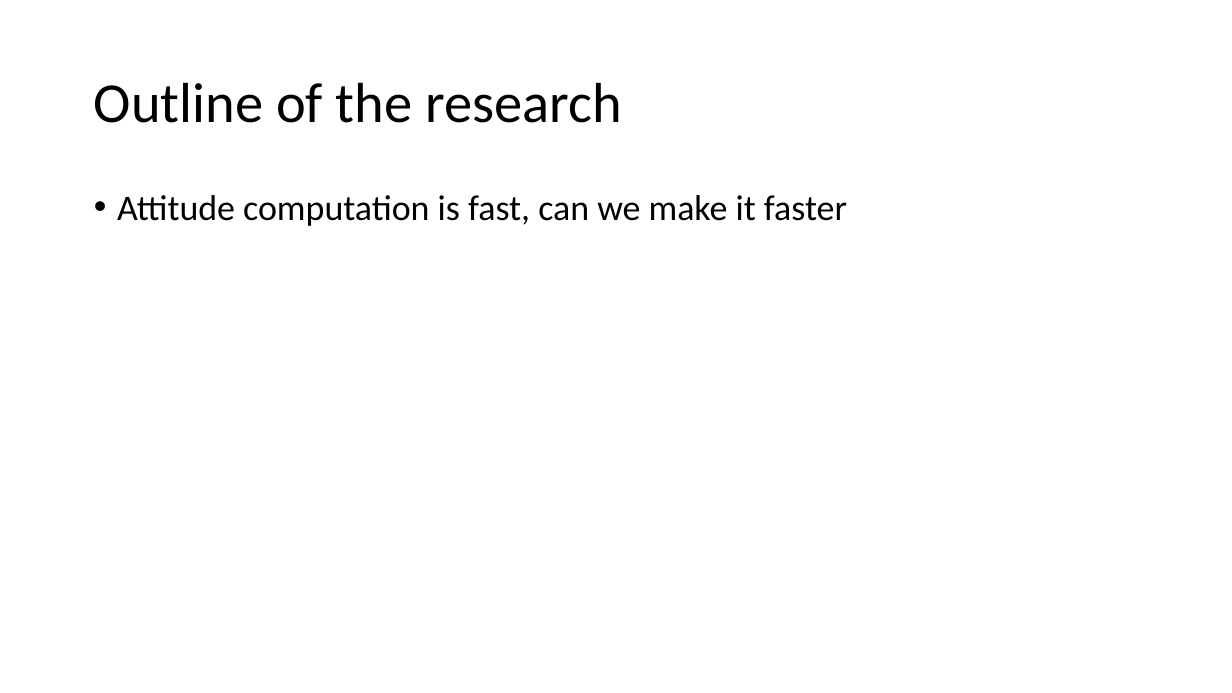
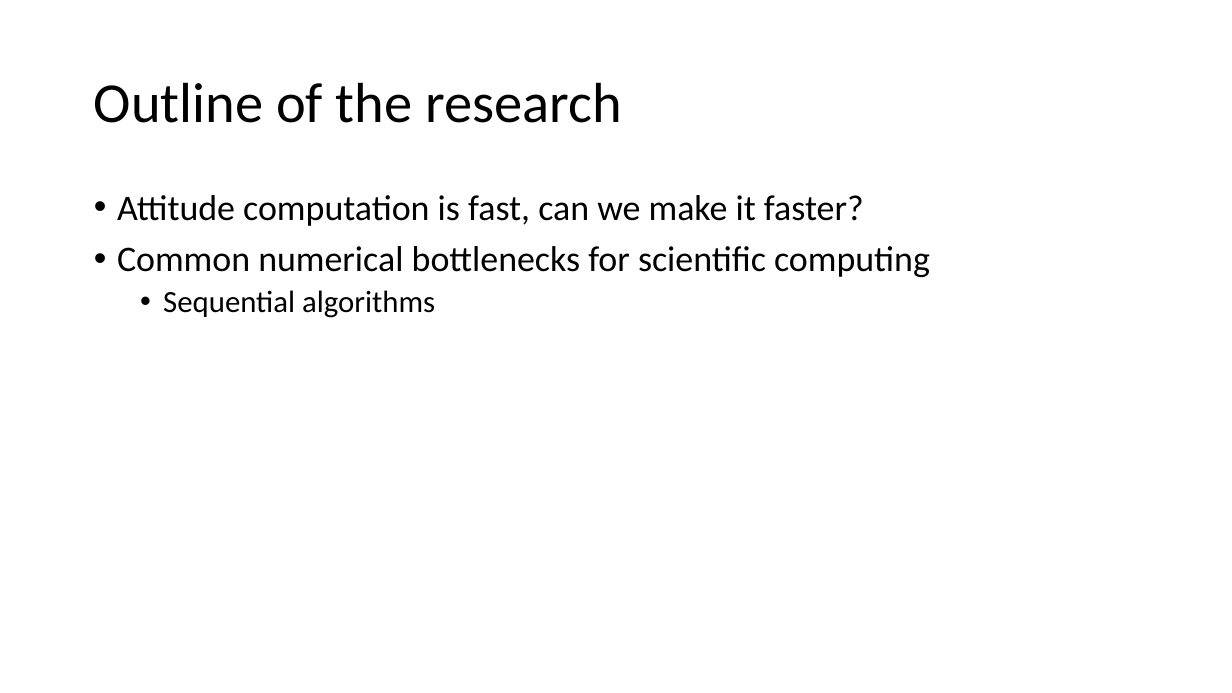
Before and after one commit to lat160130/StarTrackSpeed, a slide deck: slide 2 of Parallel Computing of QUEST and TRIAD with GPUs.pptx. Drawn at 1232x693 pixels with LibreOffice and Linux fonts; fonts in the diff are those of the drawing. Boxes give left, top, right and bottom in pixels: in the first picture for what was removed or moved away, otherwise in the second. Text is boxed around its words. In the diff, an @@ line names an element or a change of style, - is before the commit and + after.

```diff
--- a/Parallel Computing of QUEST and TRIAD with GPUs.pptx
+++ b/Parallel Computing of QUEST and TRIAD with GPUs.pptx
@@ text at [117,195,930,318]: text changed @@
-• Attitude computation is fast, can we make it faster
+• Attitude computation is fast, can we make it faster?
+• Common numerical bottlenecks for scientific computing
+  • Sequential algorithms
```
Also in this commit, not shown: 2 other slides changed, 1 other file.
